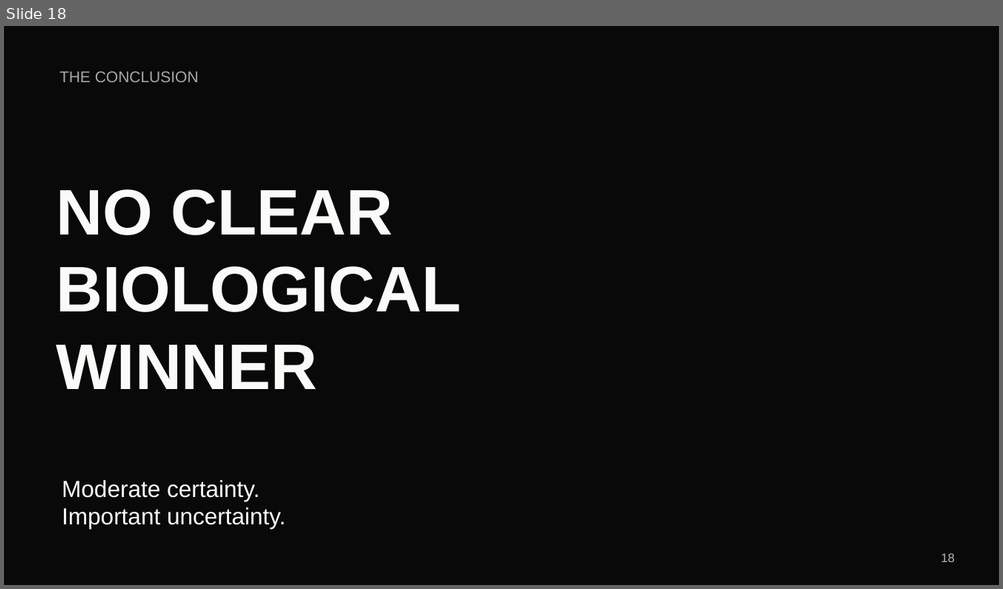
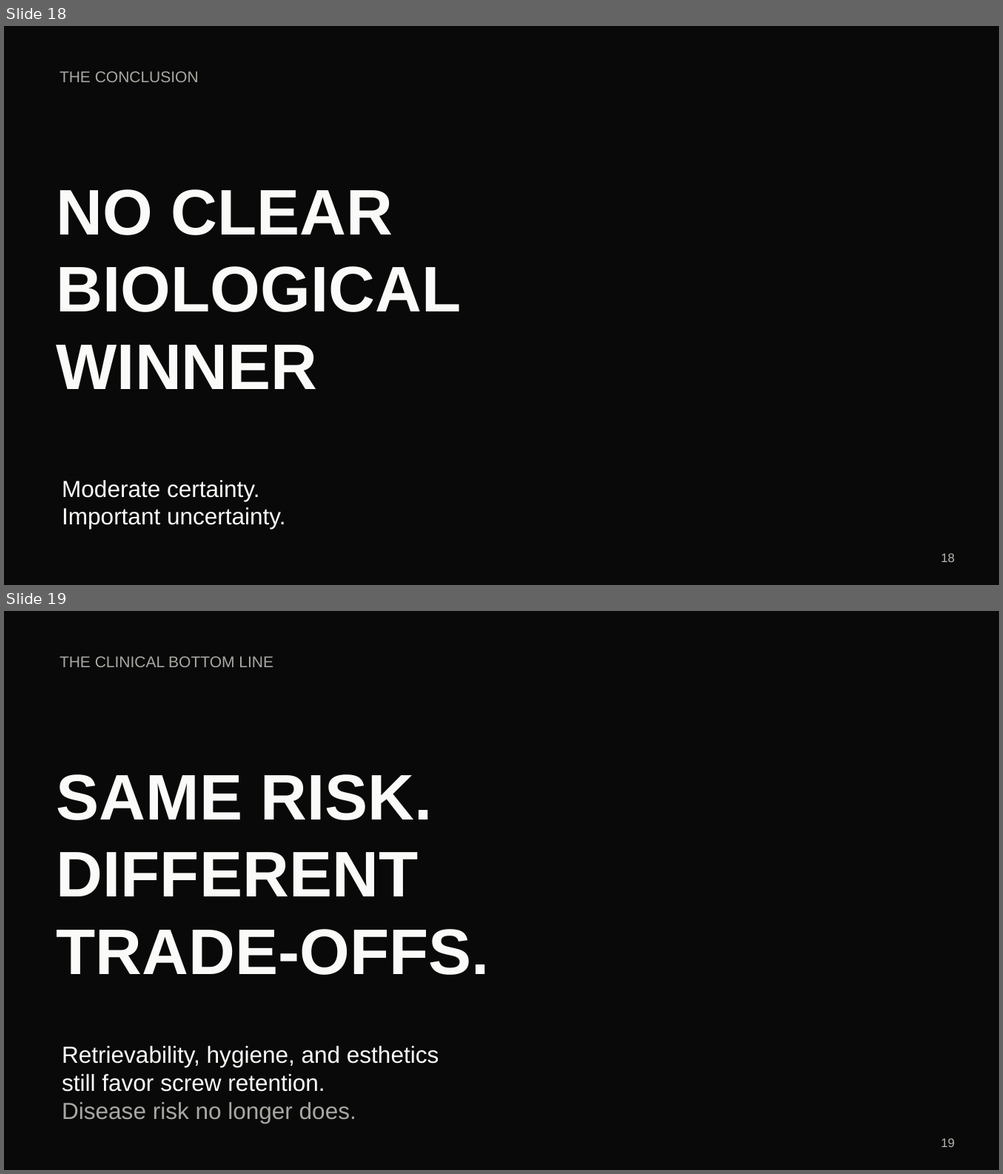
Before and after one commit to meijideandreyna/project, a slide deck: Cement_or_Screw_Complete.pptx. Shown one above the other, each under a label of ours: slide 18 before the commit, slides 18 and 19 after it. The pictures are 1003x589 and 1003x1174 pixels, drawn with LibreOffice and Linux fonts; fonts in the diff are those of the drawing; background and template pictures are left out. Boxes give left, top, right and bottom in pixels: in the first picture for what was removed or moved away, otherwise in the second. Text is boxed around its words. In the diff, an @@ line names an element or a change of style, - is before the commit and + after.

```diff
--- a/Cement_or_Screw_Complete.pptx
+++ b/Cement_or_Screw_Complete.pptx
@@ slide 19 added at box(4, 611, 999, 1170), background picture (left out) @@
@@ text added at box(60, 656, 273, 667), 15 pt, text #A8A8A3 @@
+THE CLINICAL BOTTOM LINE
@@ text added at box(57, 775, 489, 975), 62.2 pt, text #FAFAF8, bold @@
+SAME RISK.
+DIFFERENT
+TRADE-OFFS.
@@ text added at box(62, 1046, 438, 1124), 22.5 pt, text #FAFAF8 @@
+Retrievability, hygiene, and esthetics
+still favor screw retention.
+Disease risk no longer does.
@@ text added at box(941, 1139, 955, 1147), 12 pt, text #B7B7B2 @@
+19
```
Also in this commit, not shown: 18 slides changed, 1 other slide added.
